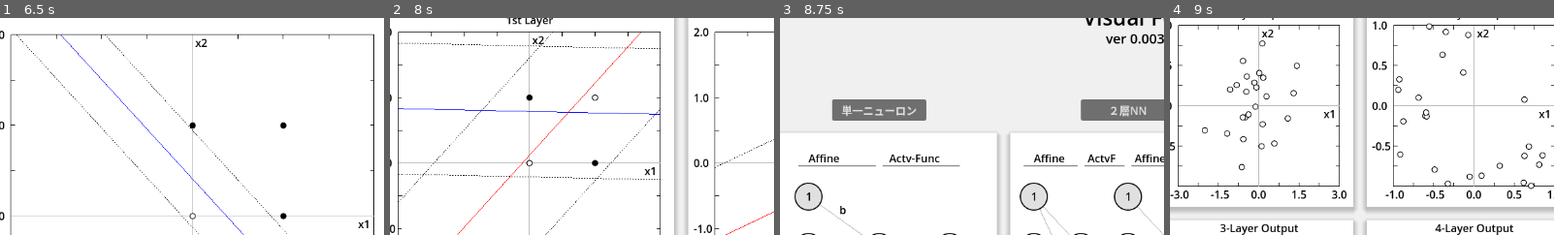
Above: before the commit, frames 1-4 (left to right).
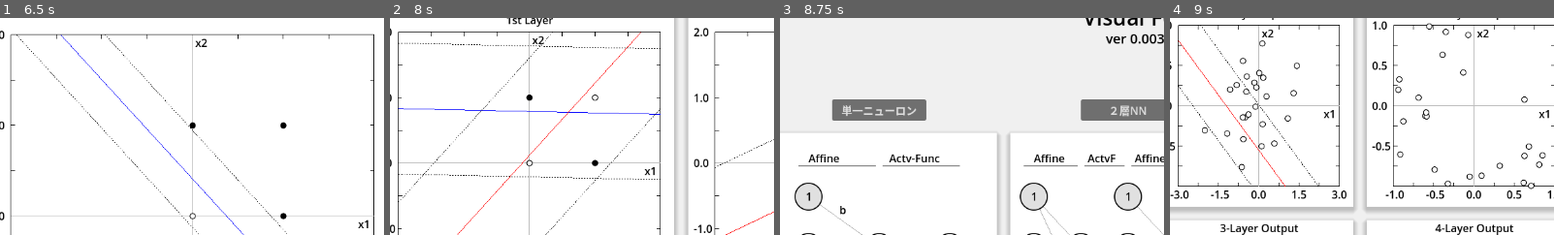
Above: after the commit, the same moments.

Repository: vivisuke/VisualFCL
Game: Godot game, scene res://top_scene.tscn
The game is run twice, just before and just after one commit, with the same random seed, the same clock (stepped at 60 frames per second) and the same inputs.
Inputs:
- Up to frame 1 (6.5 s): click "単一ニューロン" at 0.5 s; click "Init" at 1.25 s; click "Train 1 Step" at 2 s; click "Train 100s" at 2.75 s; click "Train 500s" at 3.5 s; click "AND" at 4.25 s; click "Mini Batch" at 5 s; click "OR" at 5.75 s
- Up to frame 2 (8 s): click "Top" at 6.5 s; click "２層NN" at 7.25 s
- Up to frame 3 (8.75 s): click "Top" at 8 s
- Up to frame 4 (9 s): click "Activation分布" at 8.75 s
The pictures show only the part of the screen within x 4-54%, y 4-54%; the shares and areas given below are measured in that part.

Frames 1-3 are identical in both runs. In frame 4, 0.5% of the frame differs, in the area x 2-39%, y 3-78%.

Commit message:
0077 ◎ C 06/25 06/25 0.003│ToDo│Act分布シーン：Input に分離線表示

Diff:
--- a/VisualFCL/scripts/activate_distri_scene.gd
+++ b/VisualFCL/scripts/activate_distri_scene.gd
@@ -100,7 +100,7 @@
 		lbl.add_theme_color_override("font_color", Color.BLACK)
 		lbl.position = Vector2(102, 0)
 		vec_graph_rect[i].add_child(lbl)
-		vec_graph_rect[i].to_draw_div_lines = false
+		vec_graph_rect[i].to_draw_div_lines = false if i != 0 else true
 		vec_graph_rect[i].to_plot_boolean = false
 	#$GraphRect_1.to_draw_div_lines = false
 	#$GraphRect_2.to_draw_div_lines = false
Not shown, changed: VisualFCL.spr
